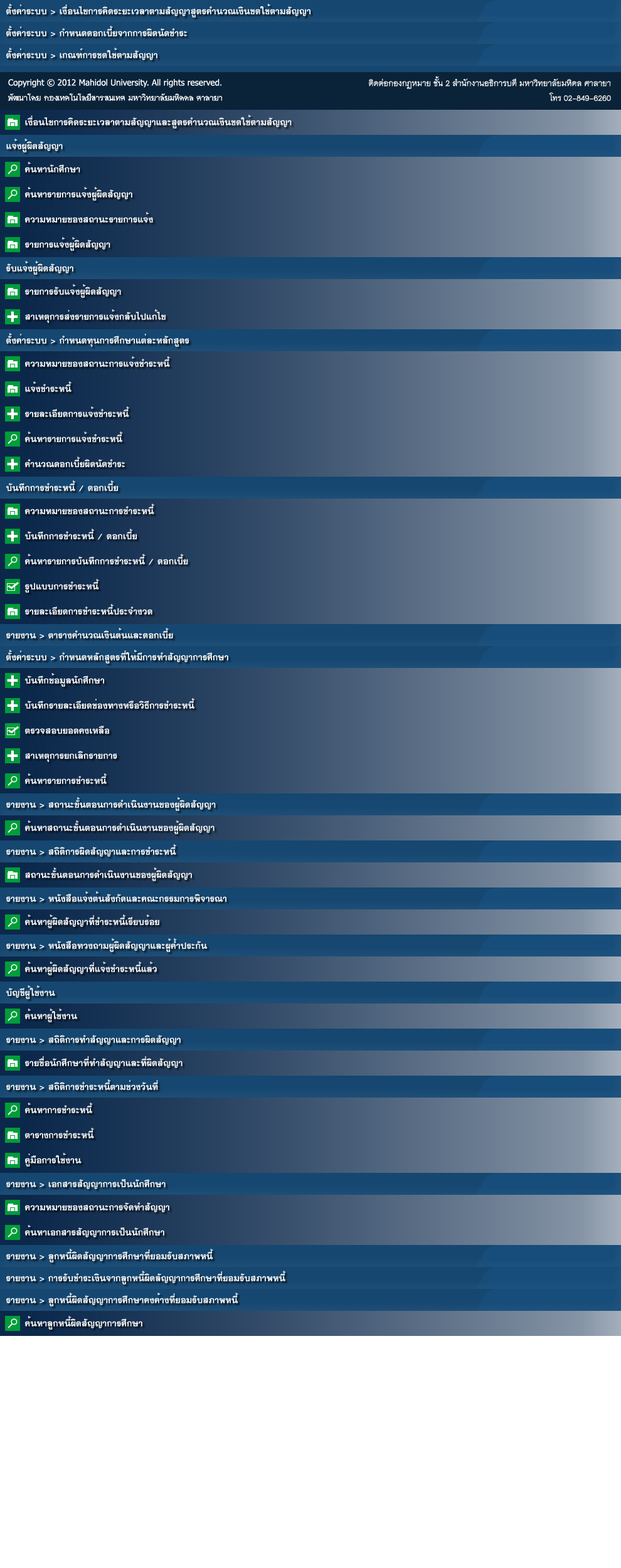
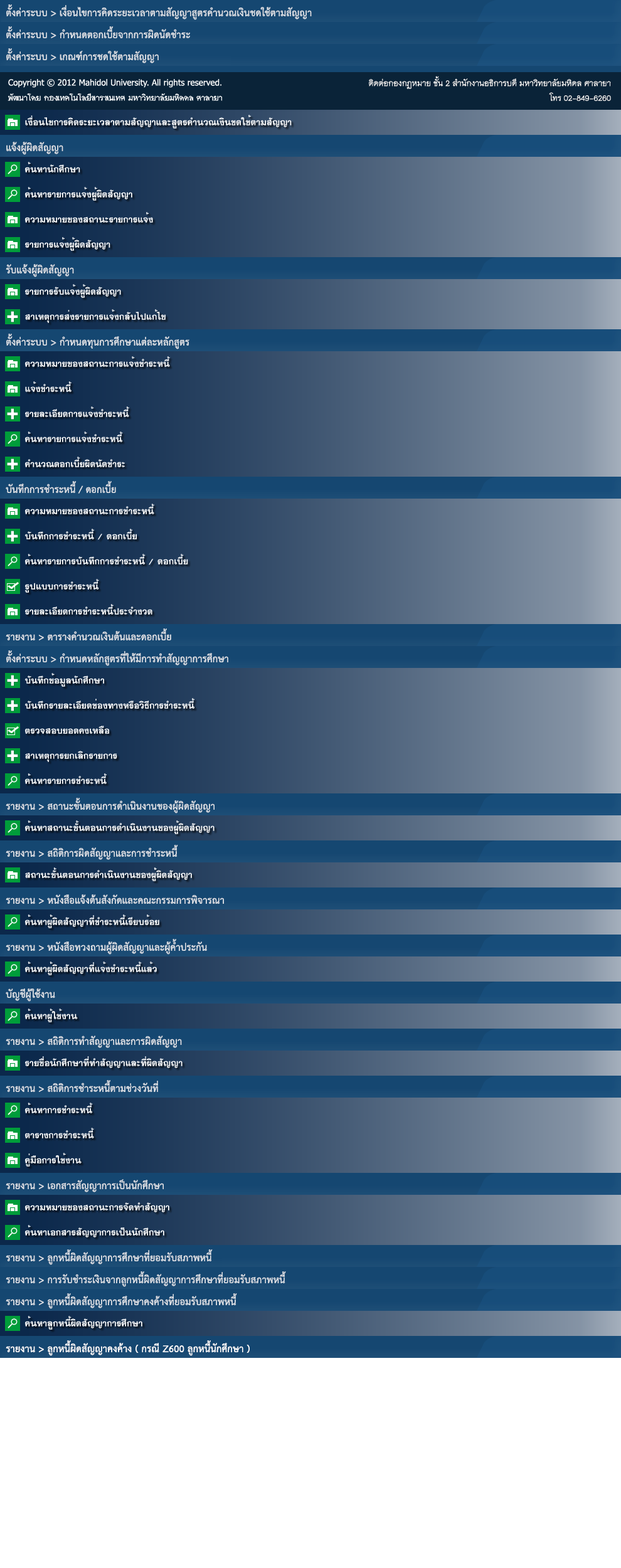
Revision of a layered (621, 1568) image; what changed, layer by layer:
added layer "ตั้งค่าระบบ > เงื่อนไขการคิดระยะเวลาตามสัญญาสูตรคำนวณเงินชดใช้ต" (80%) above "ตั้งค่าระบบ > กำหนดตอกเบี้ยจากการผิดนัดชำระ" over [6, 4, 312, 21]
added layer "ตั้งค่าระบบ > เกณฑ์การชดใช้ตามสัญญา" (80%) above "แจ้งผู้ผิดสัญญา" over [6, 48, 159, 64]
added layer "ตั้งค่าระบบ > กำหนดทุนการศึกษาแต่ละหลักสูตร" (80%) above "บันทึกการชำระหนี้ / ดอกเบี้ย" over [6, 333, 190, 350]
added layer "ตั้งค่าระบบ > กำหนดหลักสูตรที่ให้มีการทำสัญญาการศึกษา" (80%) above "รายงาน > สถานะขั้นตอนการดำเนินงานของผู้ผิดสัญญา" over [6, 650, 229, 667]
added layer "รายงาน > สถานะขั้นตอนการดำเนินงานของผู้ผิดสัญญา" (80%) above "รายงาน > สถิติการผิดสัญญาและการชำระหนี้" over [5, 797, 215, 814]
added layer "รายงาน > สถิติการผิดสัญญาและการชำระหนี้" (80%) above "รายงาน > หนังสือแจ้งต้นสังกัดและคณะกรรมการพิจารณา" over [5, 844, 179, 860]
added layer "รายงาน > หนังสือทวงถามผู้ผิดสัญญาและผู้ค้ำประกัน" (80%) above "บัญชีผู้ใช้งาน" over [5, 938, 207, 955]
added layer "รายงาน > สถิติการทำสัญญาและการผิดสัญญา" (80%) above "รายงาน > สถิติการชำระหนี้ตามช่วงวันที่" over [5, 1035, 182, 1049]
added layer "รายงาน > ลูกหนี้ผิดสัญญาการศึกษาที่ยอมรับสภาพหนี้" (80%) above "รายงาน > การรับชำระเงินจากลูกหนี้ผิดสัญญาการศึกษาที่ยอมรับสภาพห" over [5, 1249, 213, 1266]
added layer "รายงาน > การรับชำระเงินจากลูกหนี้ผิดสัญญาการศึกษาที่ยอมรับสภาพห" (80%) above "รายงาน > ลูกหนี้ผิดสัญญาการศึกษาคงค้างที่ยอมรับสภาพหนี้" over [5, 1271, 287, 1288]
added layer "รายงาน > ลูกหนี้ผิดสัญญาการศึกษาคงค้างที่ยอมรับสภาพหนี้" (80%) above "รายงาน > ลูกหนี้ผิดสัญญาคงค้าง ( กรณี Z600 ลูกหนี้นักศึกษา )" over [5, 1293, 238, 1309]
added layer "รายงาน > ลูกหนี้ผิดสัญญาคงค้าง ( กรณี Z600 ลูกหนี้นักศึกษา )" above "Layer 4" over [5, 1340, 250, 1357]
renamed "Layer 3" to "Layer 4", painted on it over [0, 3, 621, 1358]
removed layer "Layer 2" over [0, 3, 604, 1310]
…and 10 more changes (9 added, 1 painted)
